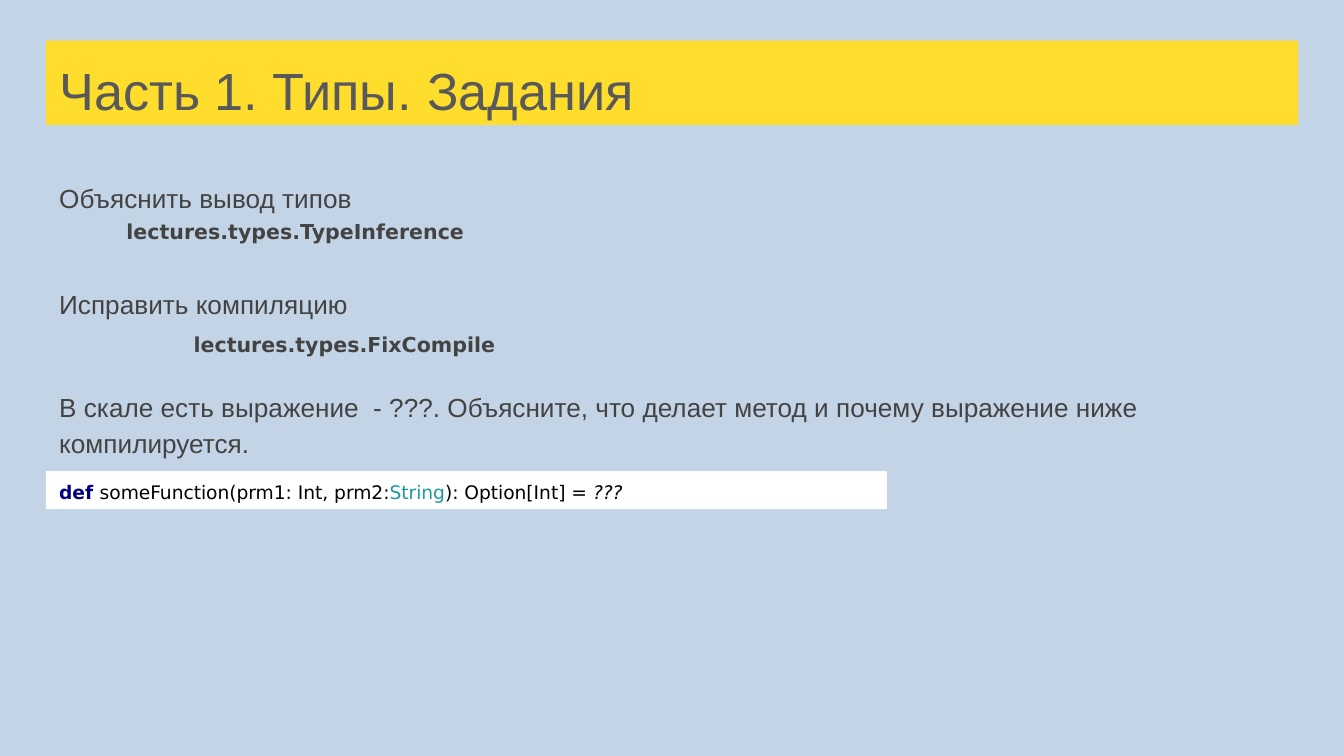
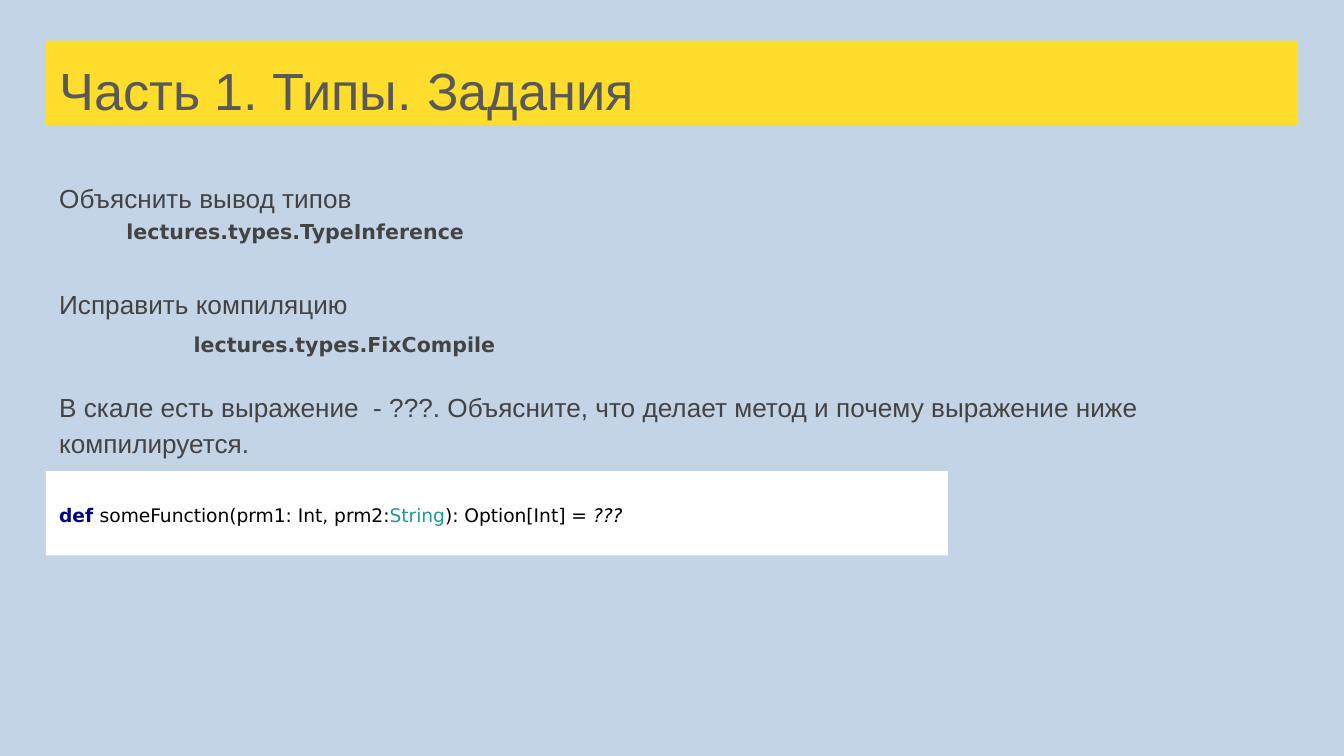
Before and after one commit to sergeypopov83/Scala-complete-course, a slide deck: slide 17 of src/main/resources/lectures/Лекции Scala для ФинТехКафедры.pptx. Drawn at 1344x756 pixels with LibreOffice and Linux fonts; fonts in the diff are those of the drawing. Boxes give left, top, right and bottom in pixels: in the first picture for what was removed or moved away, otherwise in the second. Text is boxed around its words. In the diff, an @@ line names an element or a change of style, - is before the commit and + after.

```diff
--- a/src/main/resources/lectures/Лекции Scala для ФинТехКафедры.pptx
+++ b/src/main/resources/lectures/Лекции Scala для ФинТехКафедры.pptx
@@ text "В скале есть выражение - ..." at <box>59,398,1137,459</box>: less space between paragraphs @@
@@ rectangle "def someFunction(prm1: Int, prm2:String): Option[Int] ...": place and size @@
-rectangle "def someFunction(prm1: Int, prm2:String): Option[Int] ..." at <box>46,472,887,509</box>
+rectangle "def someFunction(prm1: Int, prm2:String): Option[Int] ..." at <box>46,472,948,556</box>
@@ rectangle "def someFunction(prm1: Int, prm2:String): Option[Int] ..." at <box>46,472,948,556</box>: highlight none to #FFFFFF @@
```
Also in this commit, not shown: 145 other slides changed, 63 slides added, 2 slides removed, 1 other file.
